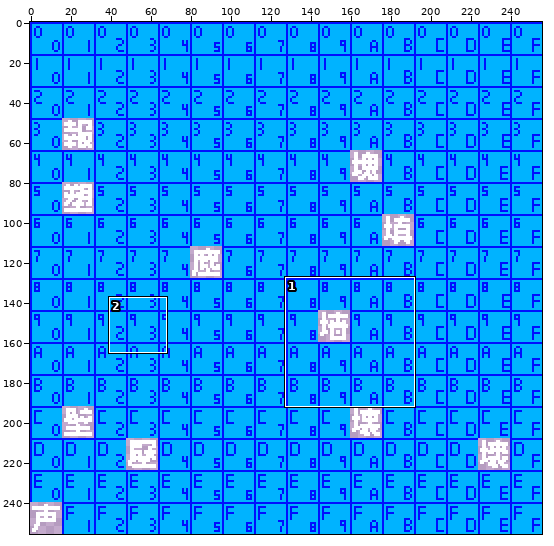
Two states of a sprite sheet, assets/base/font/cosmic-reach-font-5800.png. The picture above shows the old version from afar; the outline marks the close-up.
Close-up. The starting point:
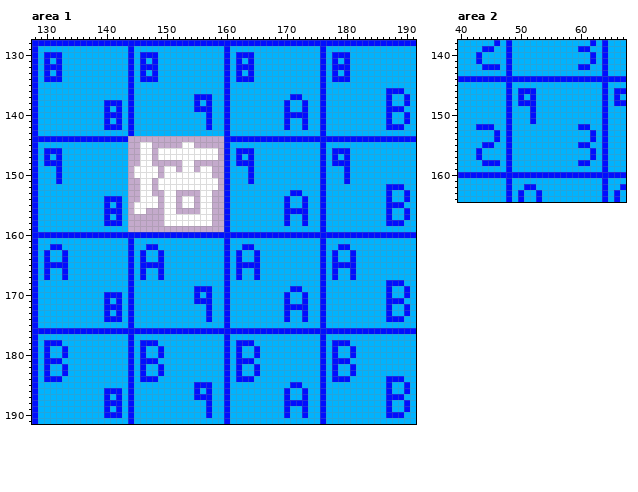
The file is 256x256 pixels. Shown: area 1: x 128..191, y 128..191; area 2: x 40..67, y 138..164. The commit also changed other parts of the picture, which this record leaves out.
The same view after the edit:
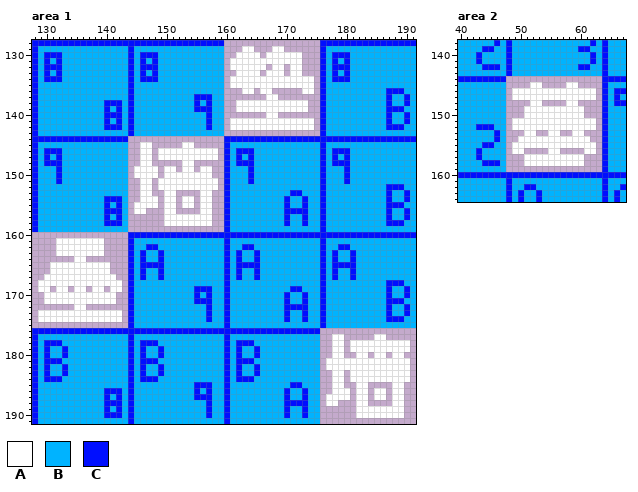
Palette (. is transparent): A #ffffff  B #00b3ff  C #000fff
The edit:
Area 1:
y 128: x 160..175 CCCCCCCCCCCCCCCC -> ................
y 129: x 160..175 CBBBBBBBBBBBBBBB -> ...AA...AA......
y 130: x 160..175 CBCCCBBBBBBBBBBB -> ..AAAA.AAAAAA...
y 131: x 160..175 CBCBCBBBBBBBBBBB -> .AAAAAAAAAAAA...
y 132: x 160..175 CBCCCBBBBBBBBBBB -> .AAAAAA.AA.AA...
y 133: x 160..175 CBCBCBBBBBBBBBBB -> ..AAAA.AAA.AA...
y 134: x 160..175 CBCCCBBBBBBBBBBB -> .AAAAAAAAAAAAAA.
y 135: x 160..175 CBBBBBBBBBBBBBBB -> .AAAAAAAAAAAAAA.
y 136: x 160..175 CBBBBBBBBBBBBBBB -> ...AA.AA.....AA.
y 137: x 160..175 CBBBBBBBBBBCCBBB -> .......AA.......
y 138..139: x 160..175 CBBBBBBBBBCBBCBB -> ..AAAAAAAAAAAA..
y 140: x 160..175 CBBBBBBBBBCCCCBB -> .......AA.......
y 141..142: x 160..175 CBBBBBBBBBCBBCBB -> .AAAAAAAAAAAAAA.
y 143: x 160..175 CBBBBBBBBBBBBBBB -> ................
y 160: x 128..143 CCCCCCCCCCCCCCCC -> ................
y 161: x 128..143 CBBBBBBBBBBBBBBB -> ....AAAAAAAA....
y 162: x 128..143 CBBCCBBBBBBBBBBB -> ....AAAAAAAA....
y 163: x 128..143 CBCBBCBBBBBBBBBB -> ....AAAAAAAA....
y 164: x 128..143 CBCBBCBBBBBBBBBB -> .......AA.......
y 165: x 128..143 CBCCCCBBBBBBBBBB -> ...AAAAAAAAAA...
y 166: x 128..143 CBCBBCBBBBBBBBBB -> ...AAAAAAAAAA...
y 167: x 128..143 CBCBBCBBBBBBBBBB -> ..AAAAAAAAAAAA..
y 168: x 128..143 CBBBBBBBBBBBBBBB -> .AAAAAAAAAAAAAA.
y 169: x 128..143 CBBBBBBBBBBBBBBB -> .AA.AA.AA.AA.AA.
y 170: x 128..143 CBBBBBBBBBBBCCCB -> ..AAAAAAAAAAAA..
y 171: x 128..143 CBBBBBBBBBBBCBCB -> ..AAAAAAAAAAAA..
y 172: x 128..143 CBBBBBBBBBBBCCCB -> .......AA.......
y 173: x 128..143 CBBBBBBBBBBBCBCB -> .AAAAAAAAAAAAAA.
y 174: x 128..143 CBBBBBBBBBBBCCCB -> .AAAAAAAAAAAAAA.
y 175: x 128..143 CBBBBBBBBBBBBBBB -> ................
y 176: x 176..191 CCCCCCCCCCCCCCCC -> ................
y 177: x 176..191 CBBBBBBBBBBBBBBB -> ..AA.....AA.....
y 178: x 176..191 CBCCCBBBBBBBBBBB -> ..AA.AAAAAAAAAA.
y 179: x 176..191 CBCBBCBBBBBBBBBB -> ..AA.AAAAAAAAAA.
y 180: x 176..191 CBCBBCBBBBBBBBBB -> ..AA..AA.AA.AA..
y 181: x 176..191 CBCCCBBBBBBBBBBB -> .AAAAAAAAAAAAAA.
y 182: x 176..191 CBCBBCBBBBBBBBBB -> .AAAAAAAAAAAAAA.
y 183: x 176..191 CBCBBCBBBBBBBBBB -> ..AA.AAAAAAAAAA.
y 184: x 176..191 CBCCCBBBBBBCCCBB -> ..AA.AAAAAAAAAA.
y 185: x 176..191 CBBBBBBBBBBCBBCB -> ..AA..AA....AA..
y 186: x 176..191 CBBBBBBBBBBCBBCB -> ..AAA.AA.AA.AA..
y 187: x 176..191 CBBBBBBBBBBCCCBB -> .AAAA.AA.AA.AA..
y 188: x 176..191 CBBBBBBBBBBCBBCB -> .AA...AA....AA..
y 189: x 176..191 CBBBBBBBBBBCBBCB -> ......AAAAAAAA..
y 190: x 176..191 CBBBBBBBBBBCCCBB -> ......AAAAAAAA..
y 191: x 176..191 CBBBBBBBBBBBBBBB -> ................
Area 2:
y 144: x 48..63 CCCCCCCCCCCCCCCC -> ................
y 145: x 48..63 CBBBBBBBBBBBBBBB -> ....AA....AA....
y 146: x 48..63 CBCCCBBBBBBBBBBB -> .AAAAAAAAAAAAAA.
y 147: x 48..63 CBCBCBBBBBBBBBBB -> .AAAAAAAAAAAAAA.
y 148: x 48..63 CBCCCBBBBBBBBBBB -> ....AA....AA....
y 149..150: x 48..63 CBBBCBBBBBBBBBBB -> ...AAAAAAAAAA...
y 151: x 48..63 CBBBCBBBBBBBBBBB -> .AAAAAAAAAAAAAA.
y 152: x 48..63 CBBBBBBBBBBBCCBB -> .AAAAAAAAAAAAAA.
y 153: x 48..63 CBBBBBBBBBBBBBCB -> ...AA..AA..AA...
y 154: x 48..63 CBBBBBBBBBBBBBCB -> ..AAAAAAAAAAAA..
y 155: x 48..63 CBBBBBBBBBBBCCBB -> .AAAAAAAAAAAAAA.
y 156: x 48..63 CBBBBBBBBBBBBBCB -> .AA....AA....AA.
y 157: x 48..63 CBBBBBBBBBBBBBCB -> ...AAAAAAAAAA...
y 158: x 48..63 CBBBBBBBBBBBCCBB -> ...AAAAAAAAAA...
y 159: x 48..63 CBBBBBBBBBBBBBBB -> ................
Pixel boxes of the changes (left, top, right, bottom) in both close-ups:
changed: (224, 40, 320, 136)
changed: (32, 232, 128, 328)
changed: (320, 328, 416, 424)
changed: (506, 76, 602, 172)
